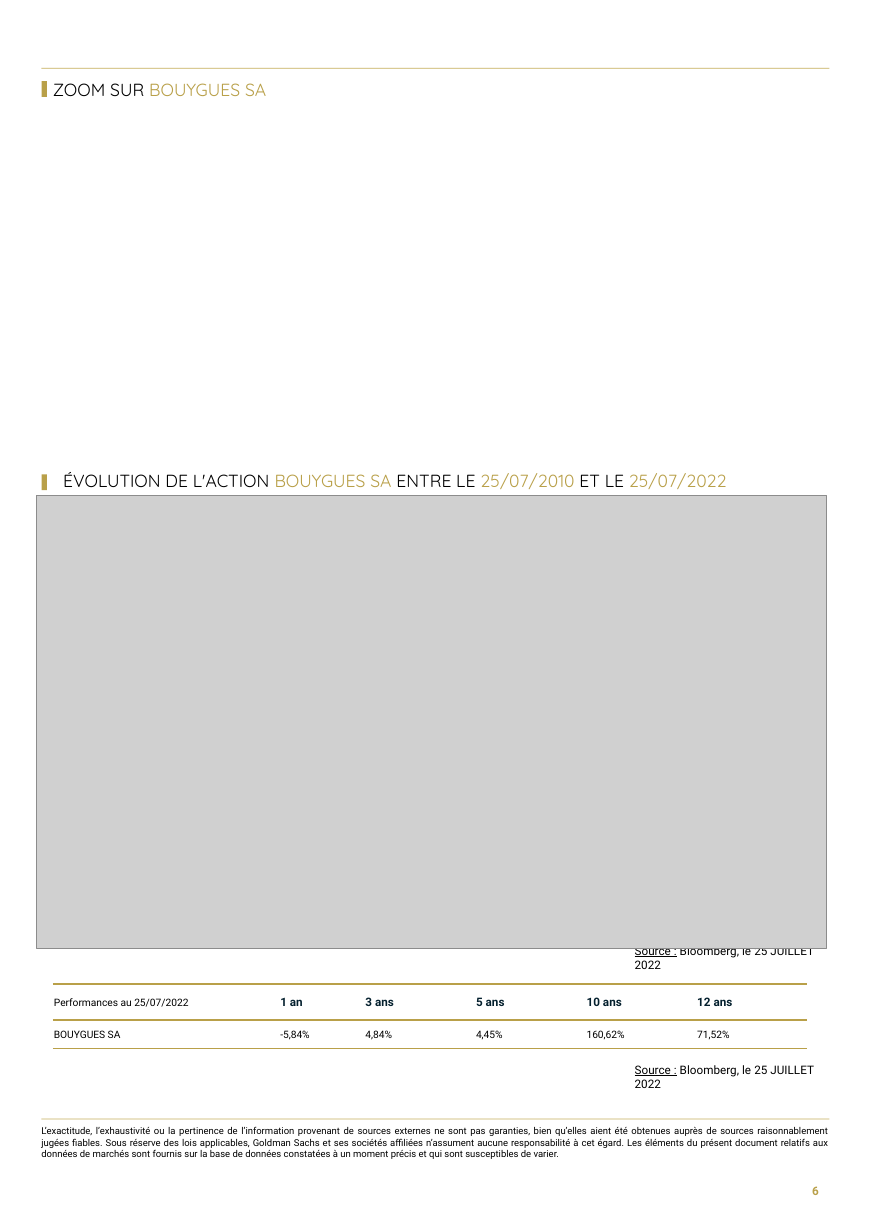
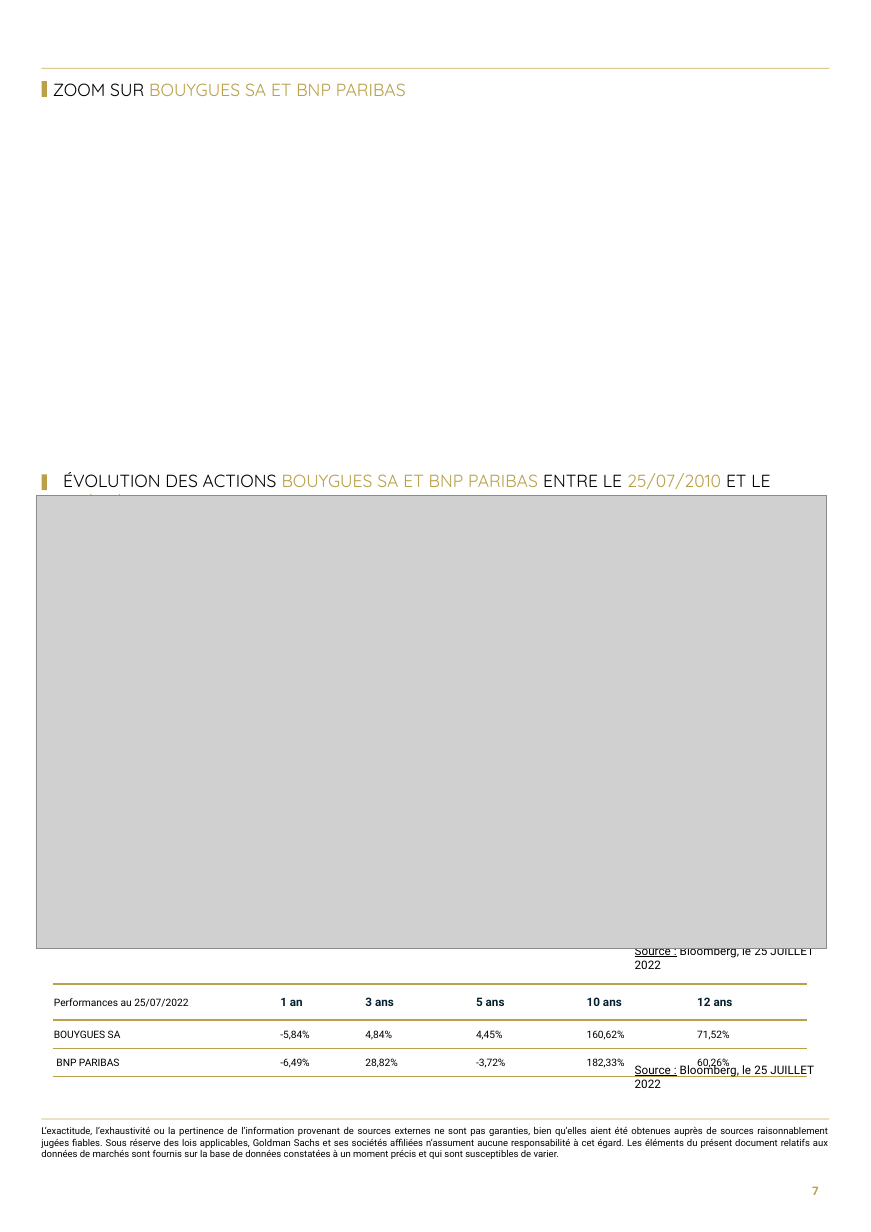
Before and after one commit to guillaumejacquin/Moulinette_Brochure_Equitim, a slide deck: slide 7 of result/BC - guigui2 - FR001400B4A4.pptx (slide 6 before the commit). Drawn at 871x1232 pixels with LibreOffice and Linux fonts; fonts in the diff are those of the drawing; grey boxes stand for pictures; background and template pictures are left out. Boxes give left, top, right and bottom in pixels: in the first picture for what was removed or moved away, otherwise in the second. Text is boxed around its words. In the diff, an @@ line names an element or a change of style, - is before the commit and + after.

```diff
--- a/result/BC - guigui2 - FR001400B4A4.pptx
+++ b/result/BC - guigui2 - FR001400B4A4.pptx
@@ text at (x1=53, y1=83, x2=406, y2=96): text changed @@
-ZOOM SUR BOUYGUES SA
+ZOOM SUR BOUYGUES SA ET BNP PARIBAS
@@ text at (x1=63, y1=472, x2=770, y2=496): text changed; text colour #000000 to #B9A049 @@
-ÉVOLUTION DE L'ACTION BOUYGUES SA ENTRE LE 25/07/2010 ET LE 25/07/2022
+ÉVOLUTION DES ACTIONS BOUYGUES SA ET BNP PARIBAS ENTRE LE 25/07/2010 ET LE 25/07/2022
@@ table at (x1=53, y1=984, x2=807, y2=1073) @@
+row 3: BNP PARIBAS | -6,49% | 28,82% | -3,72% | 182,33% | 60,26%
@@ page number at (x1=812, y1=1186, x2=819, y2=1195): text changed @@
-6
+7
```
Also in this commit, not shown: 6 other slides changed, 1 slide added, 24 other files.
